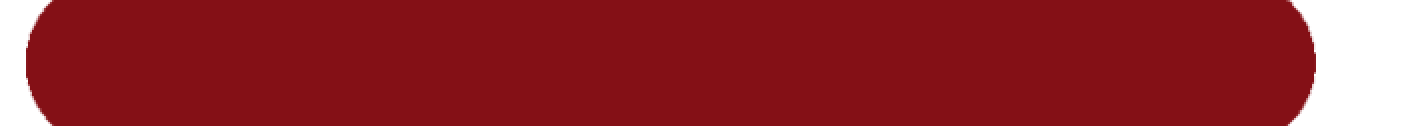
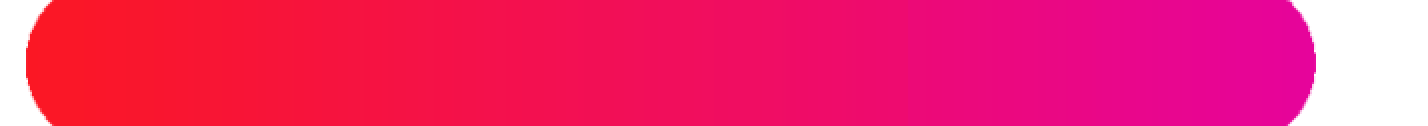
The second w=1428, h=126 image is a revision of the first. Changes to its layers:
pixels changed over left=26, top=0, right=1316, bottom=126 (layer not identified)
